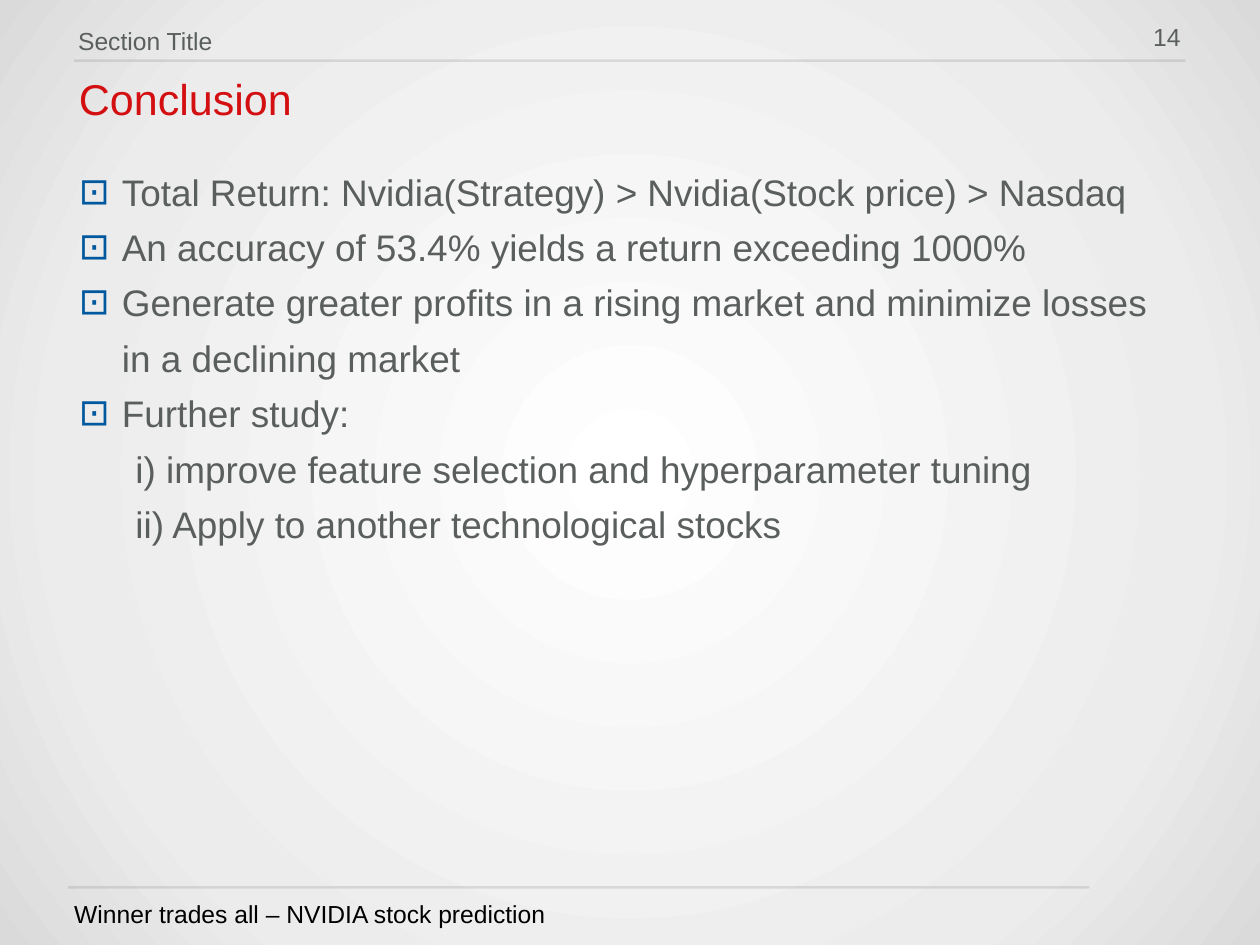
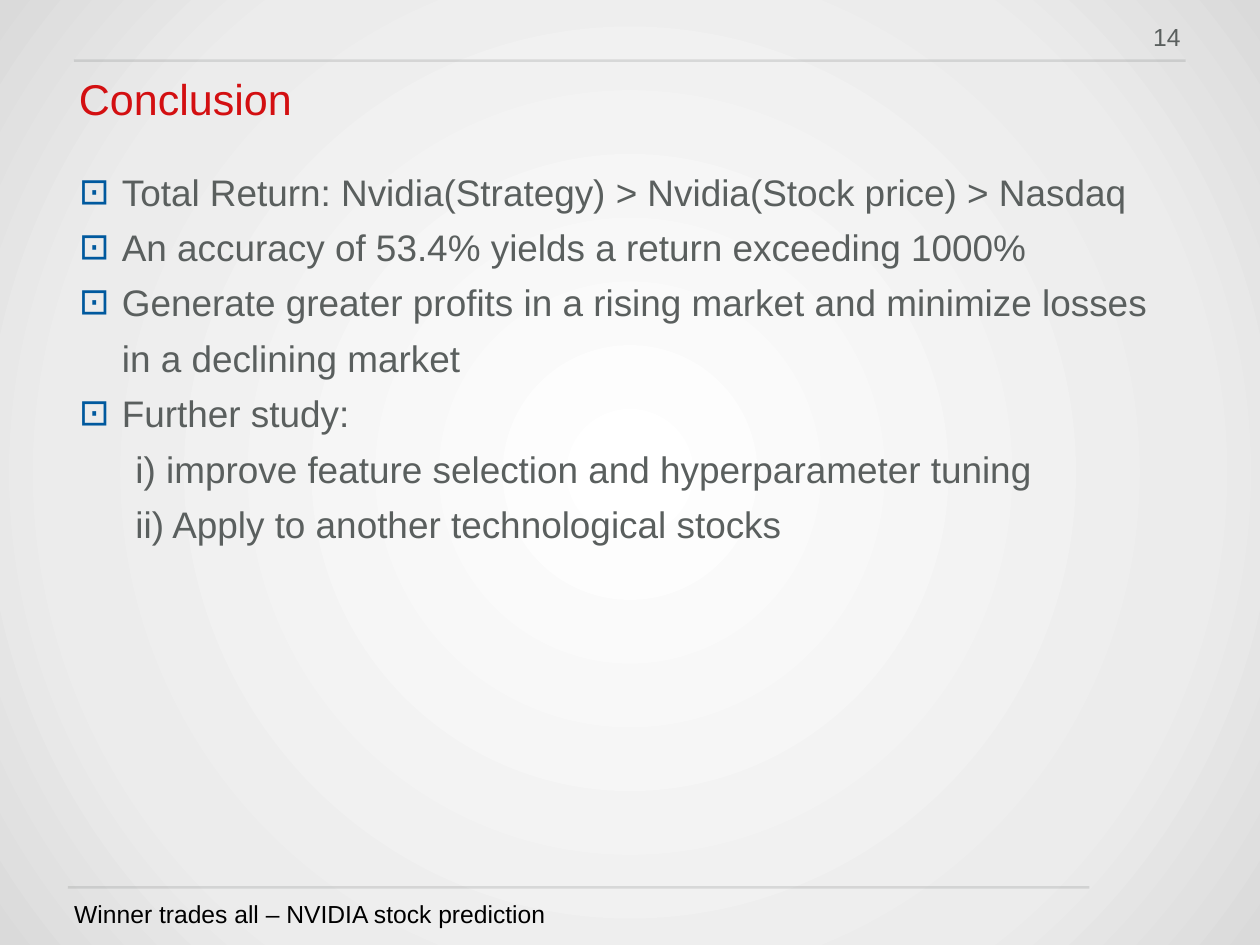
Before and after one commit to HWTeng-Teaching/202409-ML-FinTech, a slide deck: slide 14 of projects/3_Winner trades all – NVIDIA stock prediction.pptx. Drawn at 1260x945 pixels with LibreOffice and Linux fonts; fonts in the diff are those of the drawing; background and template pictures are left out. Boxes give left, top, right and bottom in pixels: in the first picture for what was removed or moved away, otherwise in the second. Text is boxed around its words. In the diff, an @@ line names an element or a change of style, - is before the commit and + after.

```diff
--- a/projects/3_Winner trades all – NVIDIA stock prediction.pptx
+++ b/projects/3_Winner trades all – NVIDIA stock prediction.pptx
@@ text removed at bbox=[78, 32, 213, 50] @@
-Section Title
```
